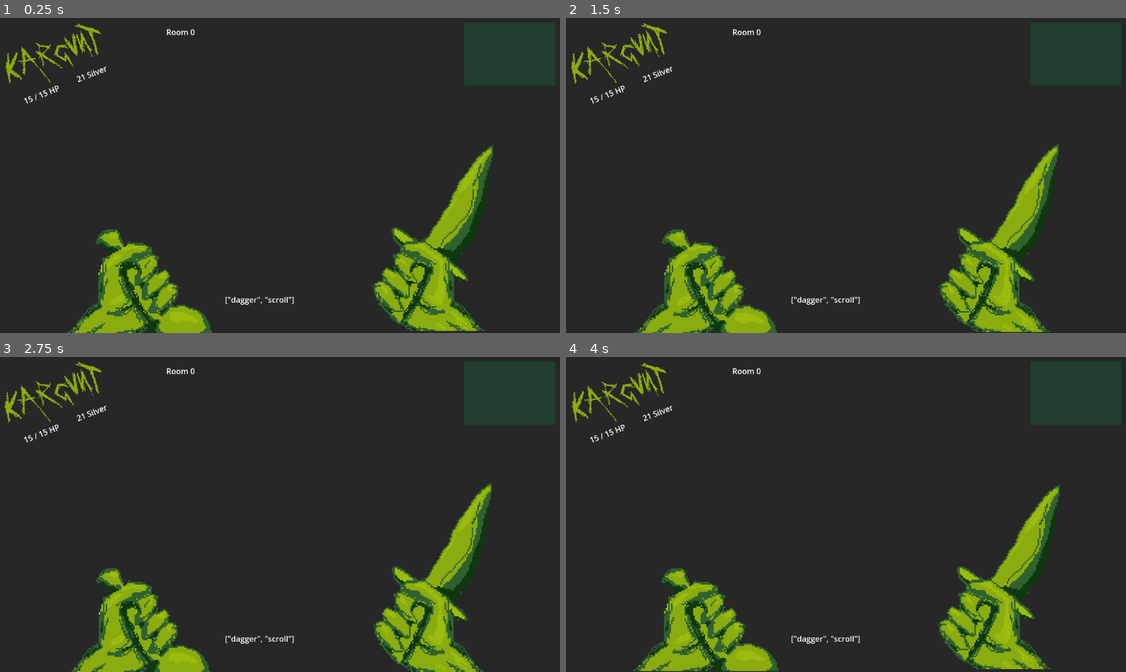
Above: before the commit, frames 1-4 (two rows, left to right).
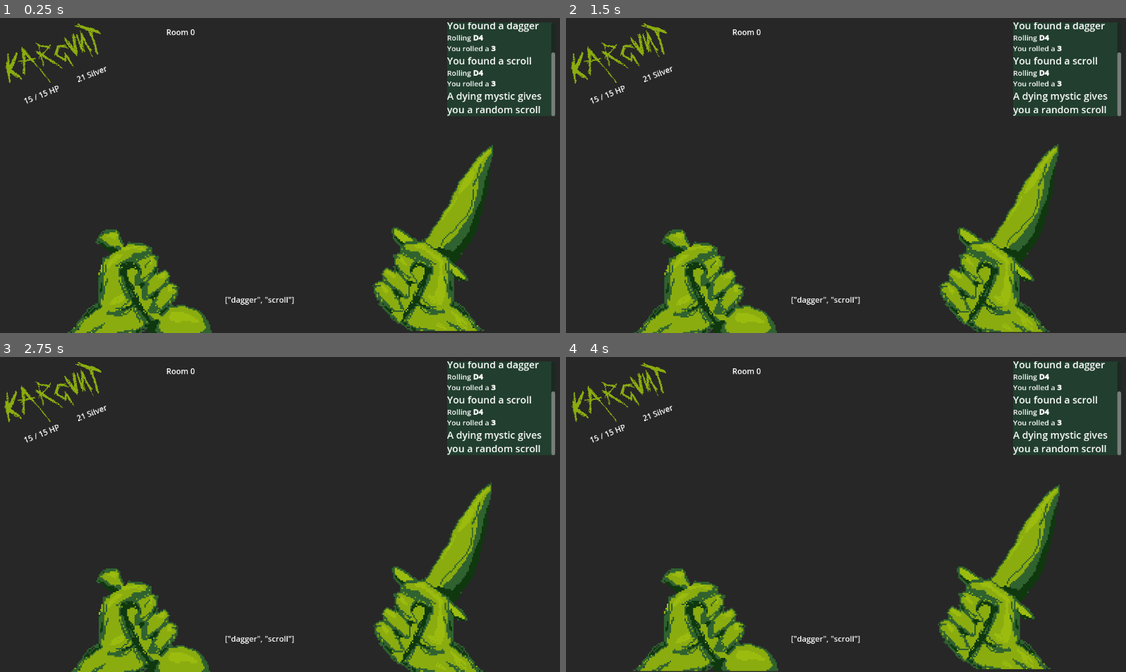
Above: after the commit, the same moments.

Repository: Lefrec/dark_fort
Game: Godot game, scene res://scenes/main.tscn
Two runs of this game, one before a commit and one after it. Both use one fixed random seed, a clock stepped at 60 frames per second and the inputs below.
Inputs:
- Up to frame 1 (0.25 s): no input
- Up to frame 2 (1.5 s): no input
- Up to frame 3 (2.75 s): no input
- Up to frame 4 (4 s): no input

The runs differ from the first frame. In frame 1, 1.3% of the frame differs, in the area x 79-100%, y 1-32%; in frame 2, 1.3%; in frame 3, 1.3%; in frame 4, 1.3%.

Commit message:
logs fonctionnels

Diff:
--- a/dark-fort-project/scenes/main.tscn
+++ b/dark-fort-project/scenes/main.tscn
@@ -117,16 +117,20 @@
 offset_bottom = 43.0
 autowrap_mode = 2
 
-[node name="Logs" type="RichTextLabel" parent="UI"]
+[node name="LogsRichText" type="RichTextLabel" parent="UI"]
 layout_mode = 2
 anchor_left = 1.0
 anchor_right = 1.0
-offset_left = 949.0
+offset_left = 914.0
 offset_top = 12.0
 offset_right = 1135.0
-offset_bottom = 142.0
+offset_bottom = 204.0
 grow_horizontal = 0
+theme_override_font_sizes/normal_font_size = 20
+theme_override_font_sizes/bold_font_size = 20
 theme_override_styles/normal = SubResource("StyleBoxFlat_wblsw")
+bbcode_enabled = true
+scroll_following = true
 
 [node name="Kargunt" type="Node2D" parent="."]
 script = ExtResource("1_5032w")
--- a/dark-fort-project/scripts/dungeon.gd
+++ b/dark-fort-project/scripts/dungeon.gd
@@ -30,15 +30,15 @@
 	}
 	match door_roll :
 		1 :
-			print("You find a random item")
+			Library.logs("You find a random item")
 			new_entrance.event = "You find a random item"
 		2 :
-			print("A WEAK MONSTER stands guards")
+			Library.logs("A WEAK MONSTER stands guards")
 			new_entrance.event = "A WEAK MONSTER stands guards"
 		3 :
-			print("A dying mystic gives you a random scroll")
+			Library.logs("A dying mystic gives you a random scroll")
 			new_entrance.event = "A dying mystic gives you a random scroll"
 		4 :
-			print("The entrance is eerily quiet and desolate")
+			Library.logs("The entrance is eerily quiet and desolate")
 			new_entrance.event = "The entrance is eerily quiet and desolate"
 	return new_entrance
--- a/dark-fort-project/scripts/kargunt.gd
+++ b/dark-fort-project/scripts/kargunt.gd
@@ -54,11 +54,13 @@
 				print(item.name+" is a valid weapon, adding it to your inventory")
 				inventory.push_back(item)
 				inventoryLabel.text = str(inventory.map(func(item): return item.name))
+				Library.logs(str("You found a ",item.name))
 			else :
 				print(item.name+" is not a valid weapon, dmg_dice, dmg_bonus or hit_bonus is not defined !")
 		else :
 			print(item.name+" is a valid item, adding it to your inventory")
 			inventory.push_back(item)
 			inventoryLabel.text = str(inventory.map(func(item): return item.name))
+			Library.logs(str("You found a ",item.name))
 	else :
 		print("This item is not valid, type, name or price is not defined !")
--- a/dark-fort-project/scripts/library.gd
+++ b/dark-fort-project/scripts/library.gd
@@ -1,6 +1,10 @@
 extends Node
 
-@onready var logs = $UI/Logs
+@onready var logsRichText = get_node("/root/Main/UI/LogsRichText")
+
+
+func _ready():
+	pass
 
 const base_weapon = {
 	"warhammer" : {"type":"weapon","name":"warhammer","price":9,"dmg_dice":6,"dmg_bonus":0,"hit_bonus":0},
@@ -25,11 +29,11 @@
 }
 
 func roll(dice:int,bonus:int):
-	print(str("Rolling D",dice,(str("+",bonus) if bonus != 0 else "")))
+	logs(str("[font_size={15}]Rolling [b]D",dice,(str("+",bonus) if bonus != 0 else ""),"[/b][/font_size]"))
 	var dice_roll = randi_range(1,dice)
 	var total = dice_roll+bonus
-	print(str("You rolled a ",total))
+	logs(str("[font_size={15}]You rolled a [b]",total,"[/b][/font_size]"))
 	return total
 
-func log(text : String):
-	logs.append_text(text + "/n")
+func logs(text : String):
+	logsRichText.append_text(text + "\n")
